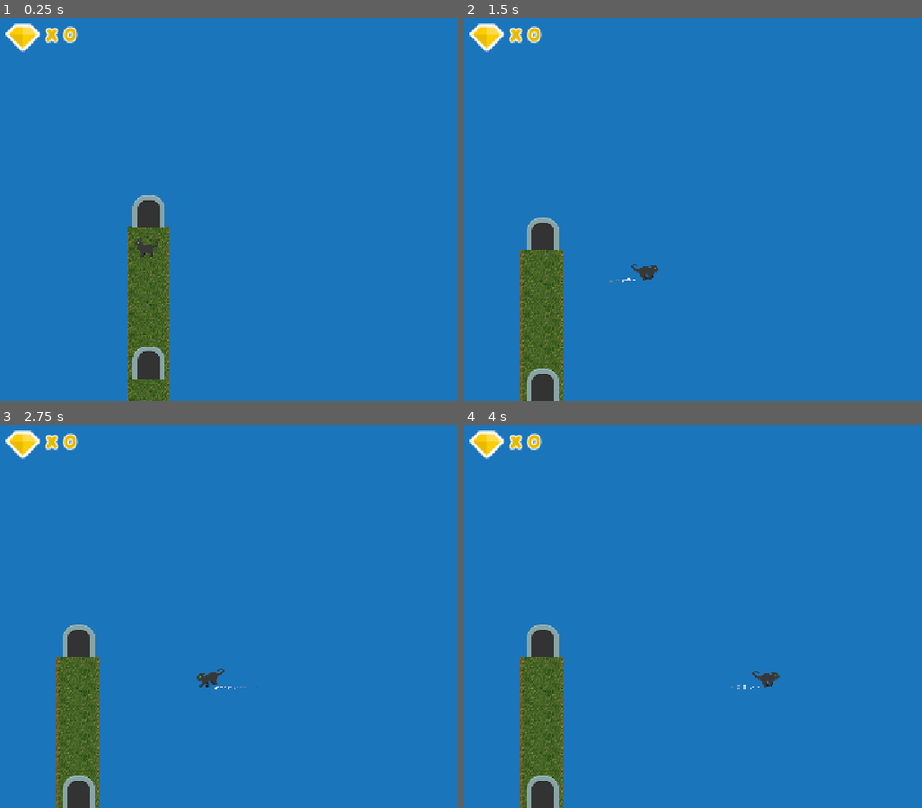
Above: before the commit, frames 1-4 (two rows, left to right).
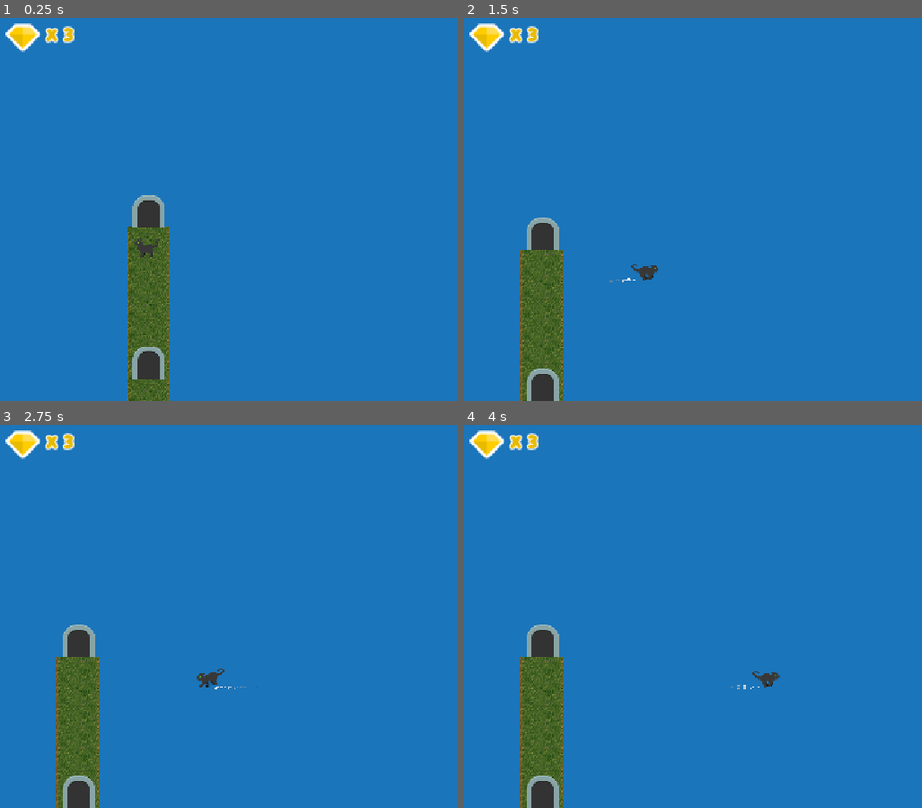
Above: after the commit, the same moments.

Repository: valfrom/Katalog
Game: Godot game, scene res://Scenes/Maps/Map_01.tscn
The game is run twice, just before and just after one commit, with the same random seed, the same clock (stepped at 60 frames per second) and the same inputs.
Inputs:
- Up to frame 1 (0.25 s): no input
- Up to frame 2 (1.5 s): hold Shift (Walk) 0.53-1.28 s; hold D (Right) from 0.53 s (still down); tap Space (Jump) at 0.77 s; tap Shift (Walk) at 1.35 s
- Up to frame 3 (2.75 s): tap Space (Jump) at 1.52 s; release D (Right) at 2.03 s; hold A (Left) from 2.03 s (still down); hold Shift (Walk) from 2.03 s (still down)
- Up to frame 4 (4 s): release A (Left) at 2.78 s; release Shift (Walk) at 2.78 s; hold D (Right) from 2.78 s (still down); tap Shift (Walk) at 2.85 s; tap Space (Jump) at 3.02, 3.77 s; hold Shift (Walk) from 3.53 s (still down)

The runs differ from the first frame. In frame 1, 0.1% of the frame differs, in the area x 13-18%, y 2-7%; in frame 2, 0.1%; in frame 3, 0.1%; in frame 4, 0.1%.
Error after the commit: Parse Error: Used space character for indentation instead of tab as used before in the file. (res://Scripts/GameManager.gd:15)

Commit message:
Add return-to-map support for Level 1

Diff:
--- a/Scenes/Levels/Level_01.tscn
+++ b/Scenes/Levels/Level_01.tscn
@@ -19,7 +19,7 @@
 z_index = 1
 position = Vector2(1992, 489)
 scale = Vector2(0.5, 0.5)
-next_scene_path = "uid://l7yes88exhc8"
+next_scene_path = "back"
 
 [node name="Player" parent="." unique_id=81063507 instance=ExtResource("2_pay8t")]
 z_index = 1
--- a/Scripts/GameManager.gd
+++ b/Scripts/GameManager.gd
@@ -3,6 +3,9 @@
 extends Node2D
 
 var score : int = 0
+var previous_scene_path: String
+var previous_player_position: Vector2
+var has_saved_position: bool = false
 
 # Adds 1 to score variable
 func add_score():
@@ -10,4 +13,4 @@
 
 # Loads next level
 func load_next_level(next_scene : PackedScene):
-	get_tree().change_scene_to_packed(next_scene)
+        get_tree().change_scene_to_packed(next_scene)
--- a/Scripts/LevelFinishDoor.gd
+++ b/Scripts/LevelFinishDoor.gd
@@ -5,7 +5,17 @@
 
 # Load next level scene when player collide with level finish door.
 func _on_body_entered(body):
-	if body.is_in_group("Player"):
-		get_tree().call_group("Player", "death_tween") # death_tween is called here just to give the feeling of player entering the door.
-		AudioManager.level_complete_sfx.play()
-		SceneTransition.load_scene(next_scene_path)
+        if body.is_in_group("Player"):
+                get_tree().call_group("Player", "death_tween") # death_tween is called here just to give the feeling of player entering the door.
+                AudioManager.level_complete_sfx.play()
+
+                if next_scene_path == "back":
+                        if GameManager.previous_scene_path != null:
+                                SceneTransition.load_scene(GameManager.previous_scene_path)
+                        return
+
+                GameManager.previous_scene_path = get_tree().current_scene.scene_file_path
+                GameManager.previous_player_position = body.global_position
+                GameManager.has_saved_position = true
+
+                SceneTransition.load_scene(next_scene_path)
--- a/Scripts/TopDownPlayer.gd
+++ b/Scripts/TopDownPlayer.gd
@@ -13,7 +13,10 @@
 
 func _ready() -> void:
         randomize()
-        global_position = spawn_point.global_position
+        if GameManager.has_saved_position:
+                global_position = GameManager.previous_player_position
+        else:
+                global_position = spawn_point.global_position
 
 func _physics_process(delta: float) -> void:
         var input_dir := Input.get_vector("Left", "Right", "Up", "Down")
